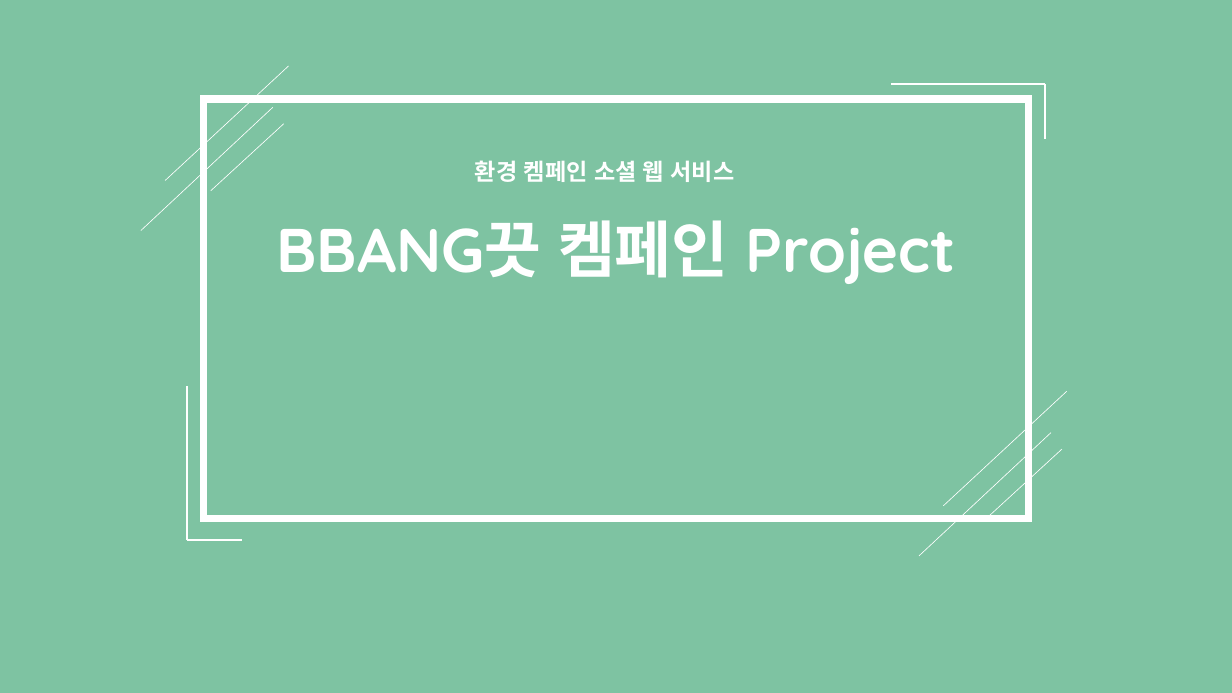
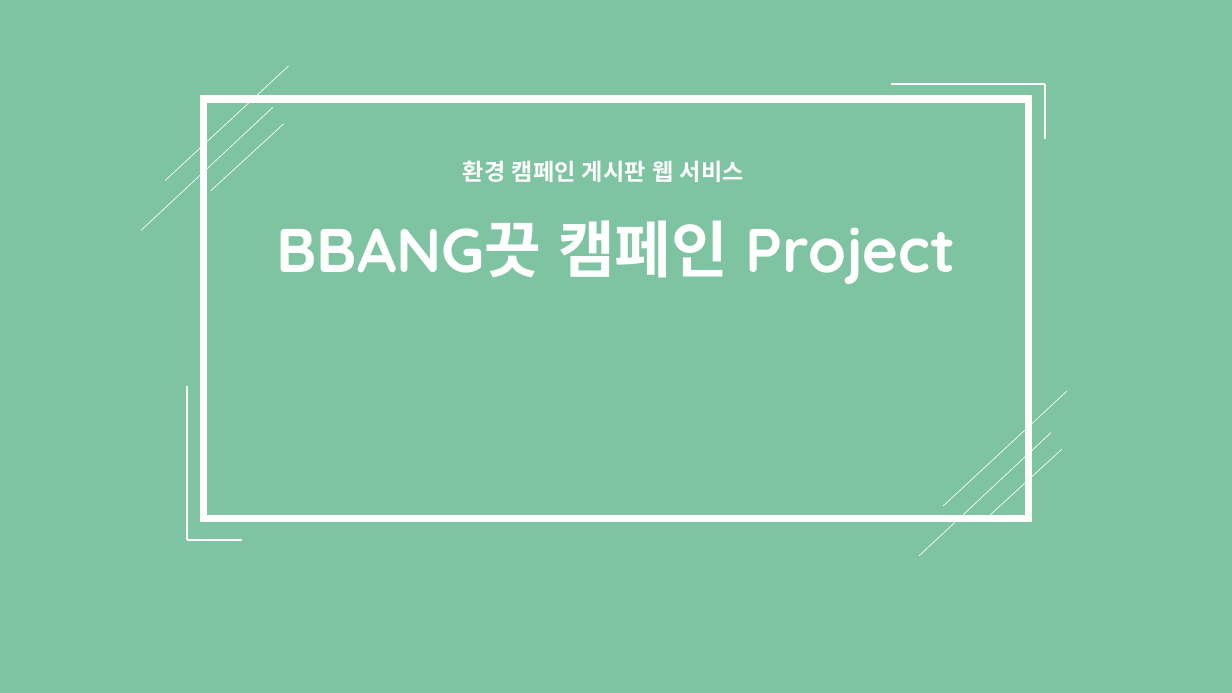
Before and after one commit to Sangbbgg/ezTeam2_campaign, a slide deck: slide 1 of 템플릿/환경켐페인소셜웹.pptx. Drawn at 1232x693 pixels with LibreOffice and Linux fonts; fonts in the diff are those of the drawing; background and template pictures are left out. Boxes give left, top, right and bottom in pixels: in the first picture for what was removed or moved away, otherwise in the second. Text is boxed around its words. In the diff, an @@ line names an element or a change of style, - is before the commit and + after.

```diff
--- a/템플릿/환경켐페인소셜웹.pptx
+++ b/템플릿/환경켐페인소셜웹.pptx
@@ text at [463, 160, 744, 182]: text changed @@
-환경 켐페인 소셜 웹 서비스
+환경 캠페인 게시판 웹 서비스
@@ title at [276, 220, 956, 284]: text changed @@
-BBANG끗 켐페인 Project
+BBANG끗 캠페인 Project
```
Also in this commit, not shown: 6 slides added.
